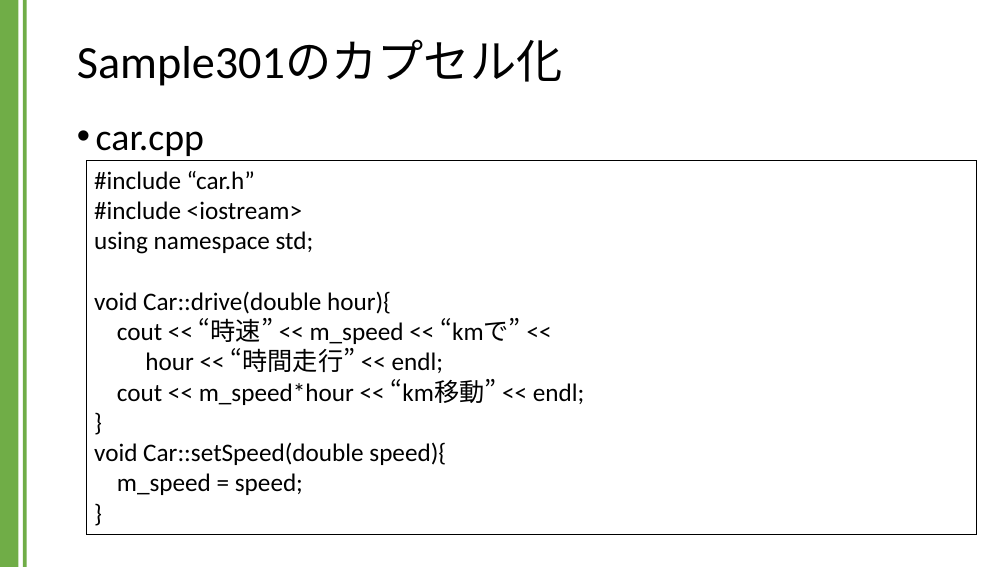
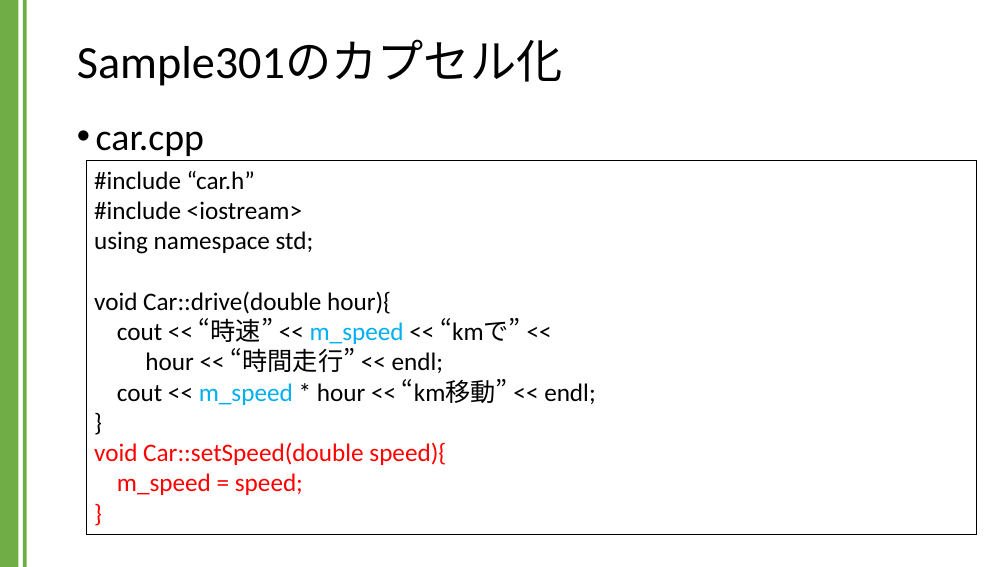
Before and after one commit to kic-murata/cpp2024, a slide deck: slide 23 of 授業資料/講義資料：アクセス指定子とカプセル化.pptx. Drawn at 1008x567 pixels with LibreOffice and Linux fonts; fonts in the diff are those of the drawing. Boxes give left, top, right and bottom in pixels: in the first picture for what was removed or moved away, otherwise in the second. Text is boxed around its words. In the diff, an @@ line names an element or a change of style, - is before the commit and + after.

```diff
--- a/授業資料/講義資料：アクセス指定子とカプセル化.pptx
+++ b/授業資料/講義資料：アクセス指定子とカプセル化.pptx
@@ text in rectangle at (117, 318, 595, 405): spaces changed @@
-cout << “時速” << m_speed << “kmで” <<
-hour << “時間走行” << endl;
-cout << m_speed*hour << “km移動” << endl;
-}
+cout << “時速” << m_speed << “kmで” <<
+hour << “時間走行” << endl;
+cout << m_speed * hour << “km移動” << endl;
+}
@@ text in rectangle at (94, 442, 446, 495): text colour #000000 to #FF0000 in "void Car::setSpeed(double speed){", "m_speed = speed;", "}" @@
```
Also in this commit, not shown: 2 other slides changed, 3 other files.
